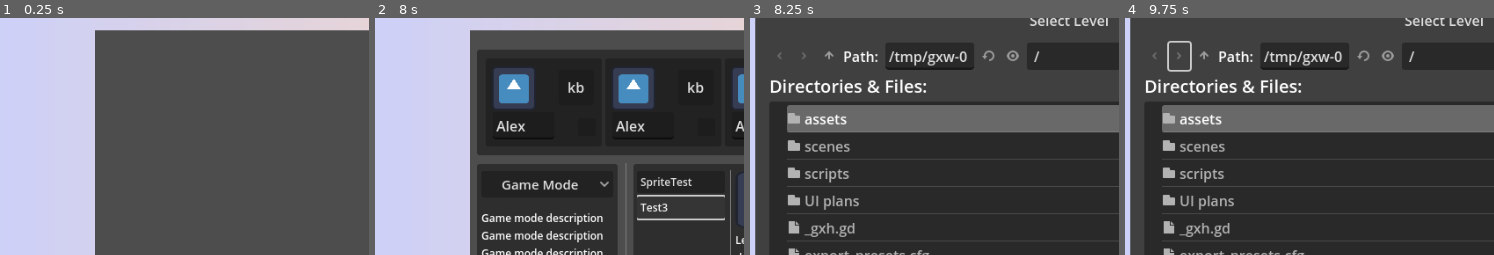
Above: before the commit, frames 1-4 (left to right).
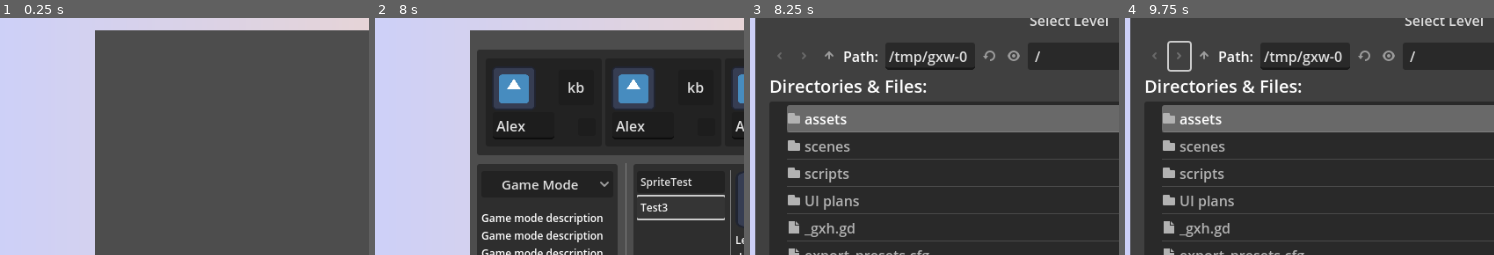
Above: after the commit, the same moments.

Repository: tofimega/Virtual-Bomber
Game: Godot game, scene res://scenes/UI/screen.tscn
The game is run twice, just before and just after one commit, with the same random seed, the same clock (stepped at 60 frames per second) and the same inputs. The engine's default icon, where the game draws it, is replaced by a stand-in: a white triangle on a blue panel in a dark square.
Inputs (mouse positions are % of the whole screen's width and height, from its top left):
- Up to frame 1 (0.25 s): no input
- Up to frame 2 (8 s): click "Start Game" at 0.5 s; click (23, 23) at 1.27 s; type "Alex" at 1.35 s; click (47, 23) at 1.5 s; type "Alex" at 1.58 s; click "Start Game" at 2 s; click (39, 23) at 2.77 s; click "kb" at 3.5 s; click "+" at 4.25 s; click (55, 23) at 5.02 s; type "Alex" at 5.1 s; click "Game Mode" at 5.75 s; click "SpriteTest" at 6.5 s; click "Test3" at 7.25 s
- Up to frame 3 (8.25 s): click "Custom Level" at 8 s
- Up to frame 4 (9.75 s): click (31, 84) at 8.77 s; type "12" at 8.85 s; click (10, 8) at 9.5 s
The pictures show only the part of the screen within x 2-52%, y 0-50%; the shares and areas given below are measured in that part.

Frames 1-2 are identical in both runs. In frame 3, 0.2% of the frame differs, in the area x 60-79%, y 13-22%; in frame 4, 0.2%.

Commit message:
removed utility.gd

Diff:
--- a/project.godot
+++ b/project.godot
@@ -20,7 +20,6 @@
 
 SignalBus="*res://scripts/globals/signal_bus.gd"
 GlobalAccess="*res://scripts/globals/global_access.gd"
-Utility="*res://scripts/globals/utility.gd"
 SceneControl="*res://scripts/globals/scene_control.gd"
 
 [debug]
--- a/scripts/globals/utility.gd
+++ /dev/null
@@ -1,9 +0,0 @@
-extends Node
-
-const FPS_MAX: int =60
-
-func _ready():
-	Engine.max_fps=FPS_MAX
-
-func get_frame_rate_deviance(delta):
-	return delta*(FPS_MAX)
